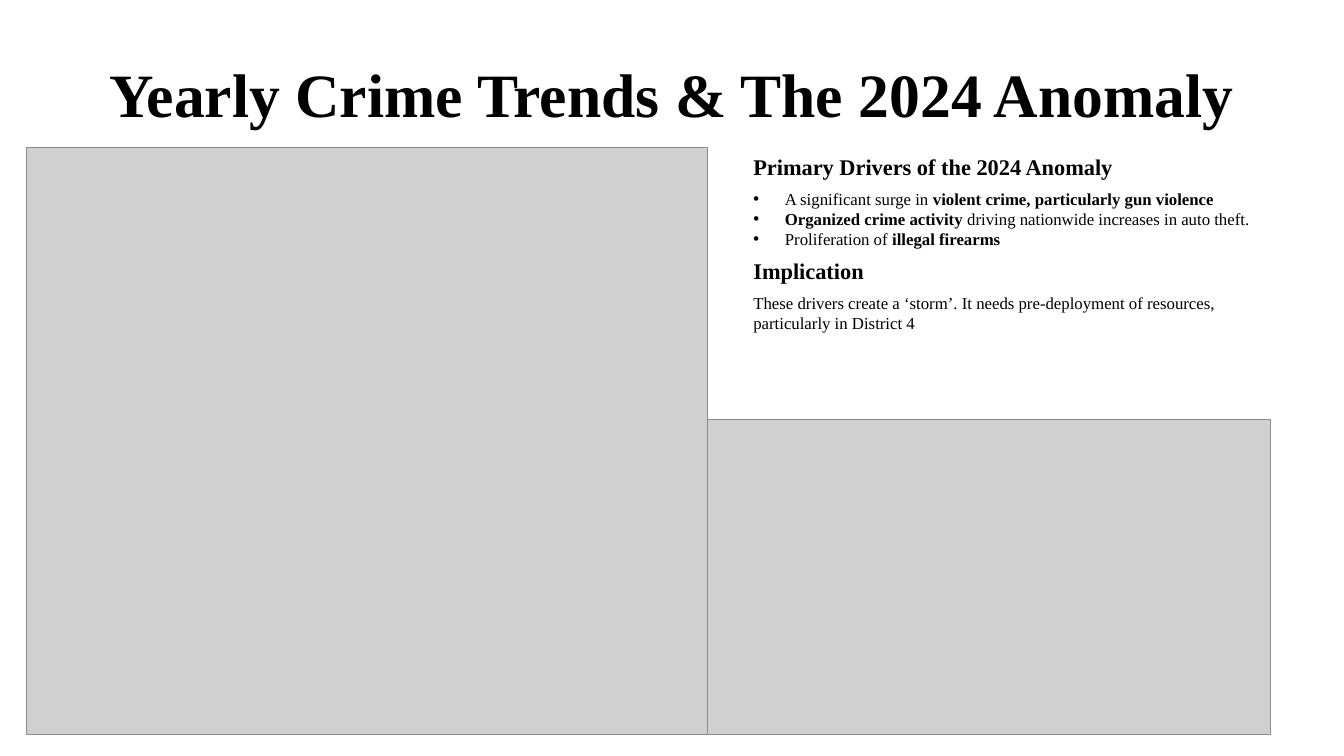
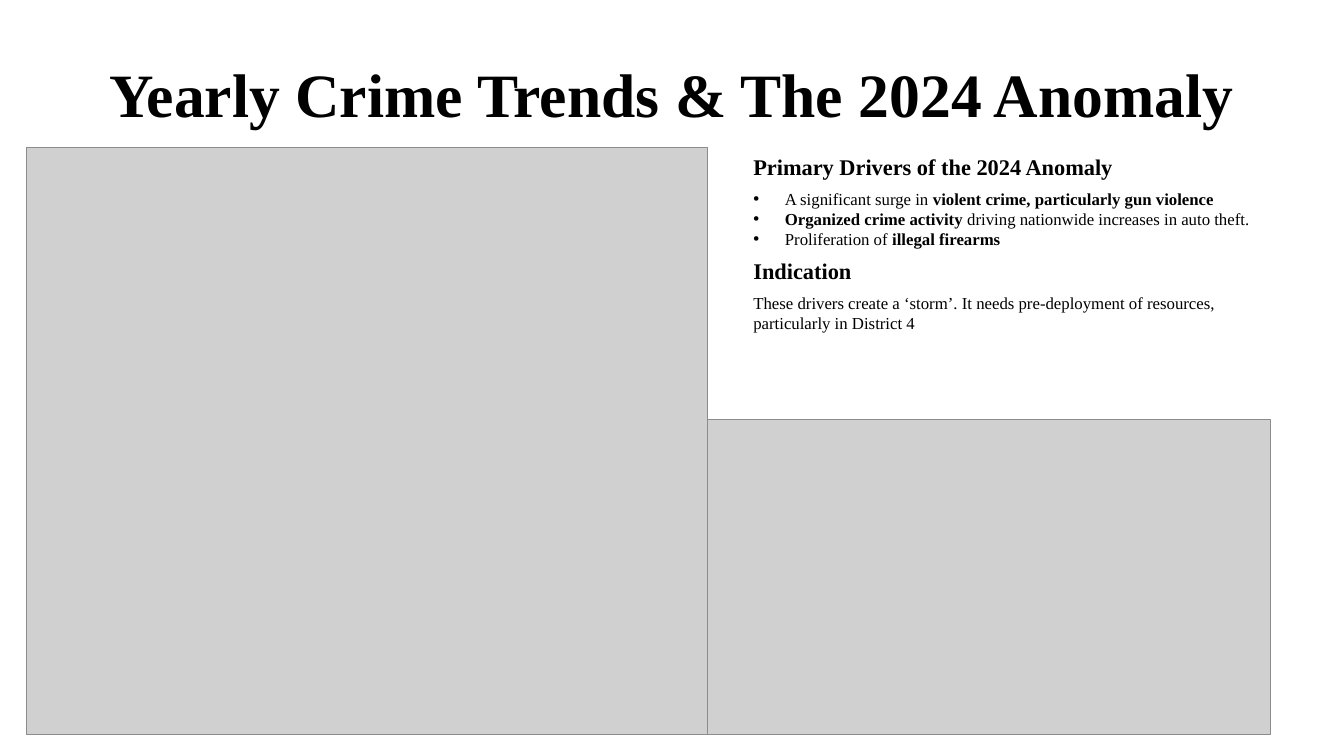
Before and after one commit to fuxima/YRP, a slide deck: slide 7 of YorkRegionCrimeAnalysis_presentation.pptx. Drawn at 1344x756 pixels with LibreOffice and Linux fonts; fonts in the diff are those of the drawing; grey boxes stand for pictures; background and template pictures are left out. Boxes give left, top, right and bottom in pixels: in the first picture for what was removed or moved away, otherwise in the second. Text is boxed around its words. In the diff, an @@ line names an element or a change of style, - is before the commit and + after.

```diff
--- a/YorkRegionCrimeAnalysis_presentation.pptx
+++ b/YorkRegionCrimeAnalysis_presentation.pptx
@@ text at box(753, 263, 851, 280): text changed @@
-Implication
+Indication
```
Also in this commit, not shown: 27 other slides changed, 1 other file.
